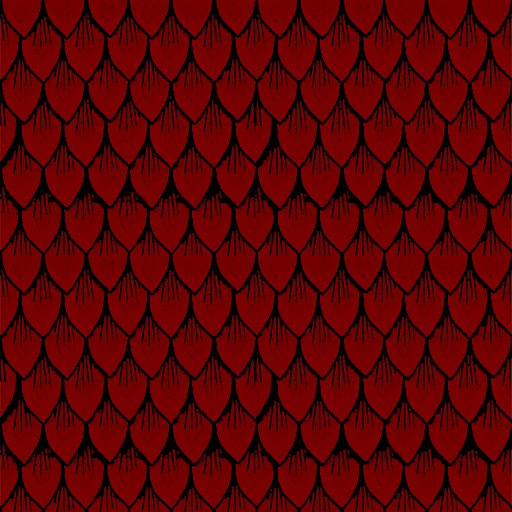
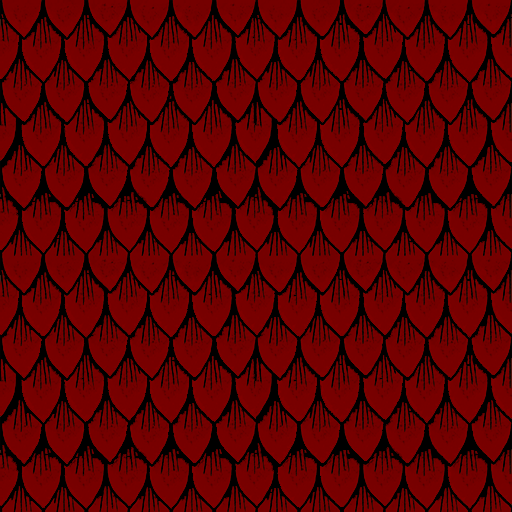
Comparing the layer stacks of the two 512 x 512 images. Changes:
painted on "Layer 0" over <box>0,0,512,512</box>
